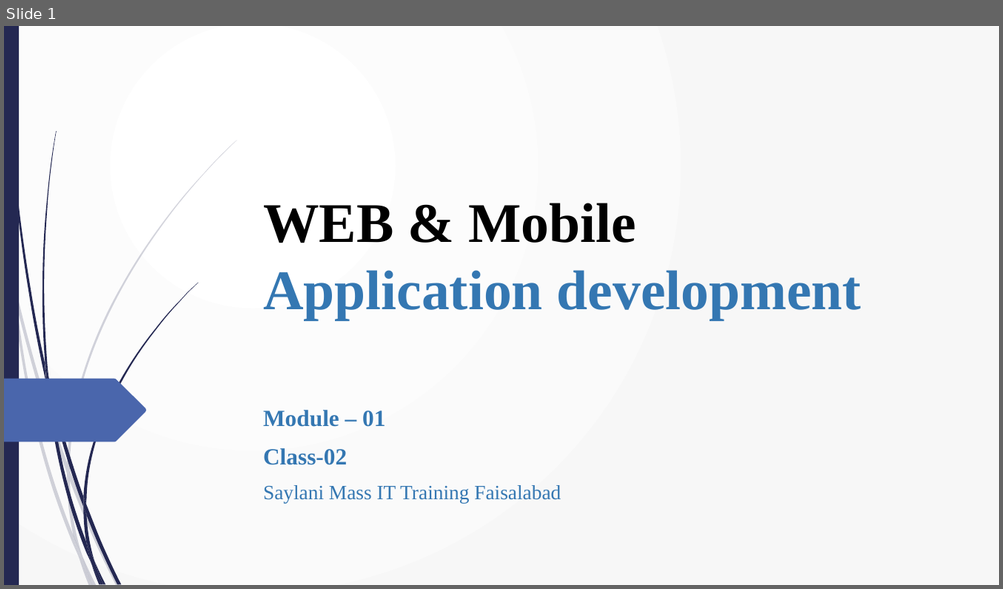
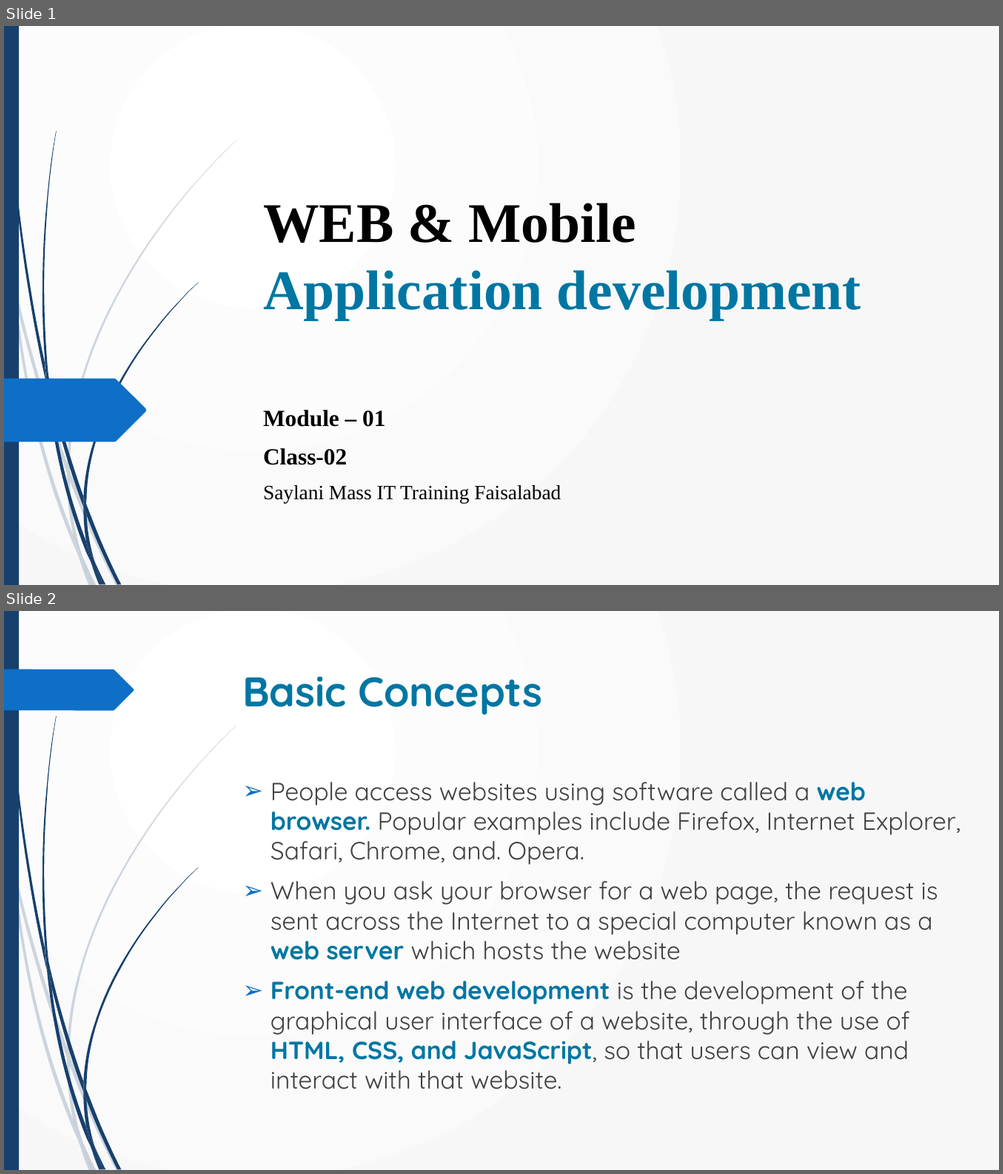
Before and after one commit to umairazmat/SMIT-WMA-6-A, a slide deck: Presentations/HTML Class 02.pptx. Shown one above the other, each under a label of ours: slide 1 before the commit, slides 1 and 2 after it. The pictures are 1003x589 and 1003x1174 pixels, drawn with LibreOffice and Linux fonts; fonts in the diff are those of the drawing. Boxes give left, top, right and bottom in pixels: in the first picture for what was removed or moved away, otherwise in the second. Text is boxed around its words. In the diff, an @@ line names an element or a change of style, - is before the commit and + after.

Commit message:
class 04

```diff
--- a/Presentations/HTML Class 02.pptx
+++ b/Presentations/HTML Class 02.pptx
@@ slide 2 added at (4, 611, 999, 1170), background gradient #FFFFFF to #F8F8F8; not listed: 23 template elements that a slide beside it also shows @@
@@ freeform shape added at (4, 669, 134, 710), fill #0F6FC6 @@
@@ title added at (242, 676, 543, 715), 40 pt, text #0076A3, bold @@
+Basic Concepts
@@ text added at (270, 782, 960, 1065), 24 pt, text #404040 @@
+➢ People access websites using software called a web browser. Popular examples include Firefox, Internet Explorer, Safari, Chrome, and. Opera.
+➢ When you ask your browser for a web page, the request is sent across the Internet to a special computer known as a web server which hosts the website
+➢ Front-end web development is the development of the graphical user interface of a website, through the use of HTML, CSS, and JavaScript, so that users can view and interact with that website.
@@ slide 1 changed as well @@
@@ title "WEB & Mobile Application development" at (263, 203, 861, 321): text colour #3477B2 to #0076A3 in "Application development" @@
@@ fill #242852 to #17406D in 13 elements at (6, 26, 46, 385), (48, 378, 83, 507), (86, 504, 121, 585), (46, 382, 91, 565), (95, 562, 106, 585), (45, 361, 52, 403), (83, 283, 198, 504), (91, 565, 101, 585), (83, 507, 94, 562), (83, 497, 86, 515), (86, 542, 103, 585), (4, 26, 19, 585), (42, 131, 57, 378) @@
@@ freeform shape at (4, 379, 147, 443): fill #4A66AC to #0F6FC6 @@
@@ subtitle "Module – 01" at (263, 410, 560, 503): text colour #3477B2 to #000000 @@
@@ fill #242852 at 20% opacity to #17406D at 20% opacity in 10 elements at (4, 236, 12, 287), (14, 284, 68, 473), (70, 471, 119, 585), (82, 557, 96, 585), (12, 287, 79, 559), (67, 473, 82, 557), (68, 140, 237, 471), (79, 559, 93, 585), (67, 463, 70, 481), (74, 536, 93, 585) @@
```
Also in this commit, not shown: 1 other slide changed, 5 other slides added, 5 slides removed, 10 other files.
